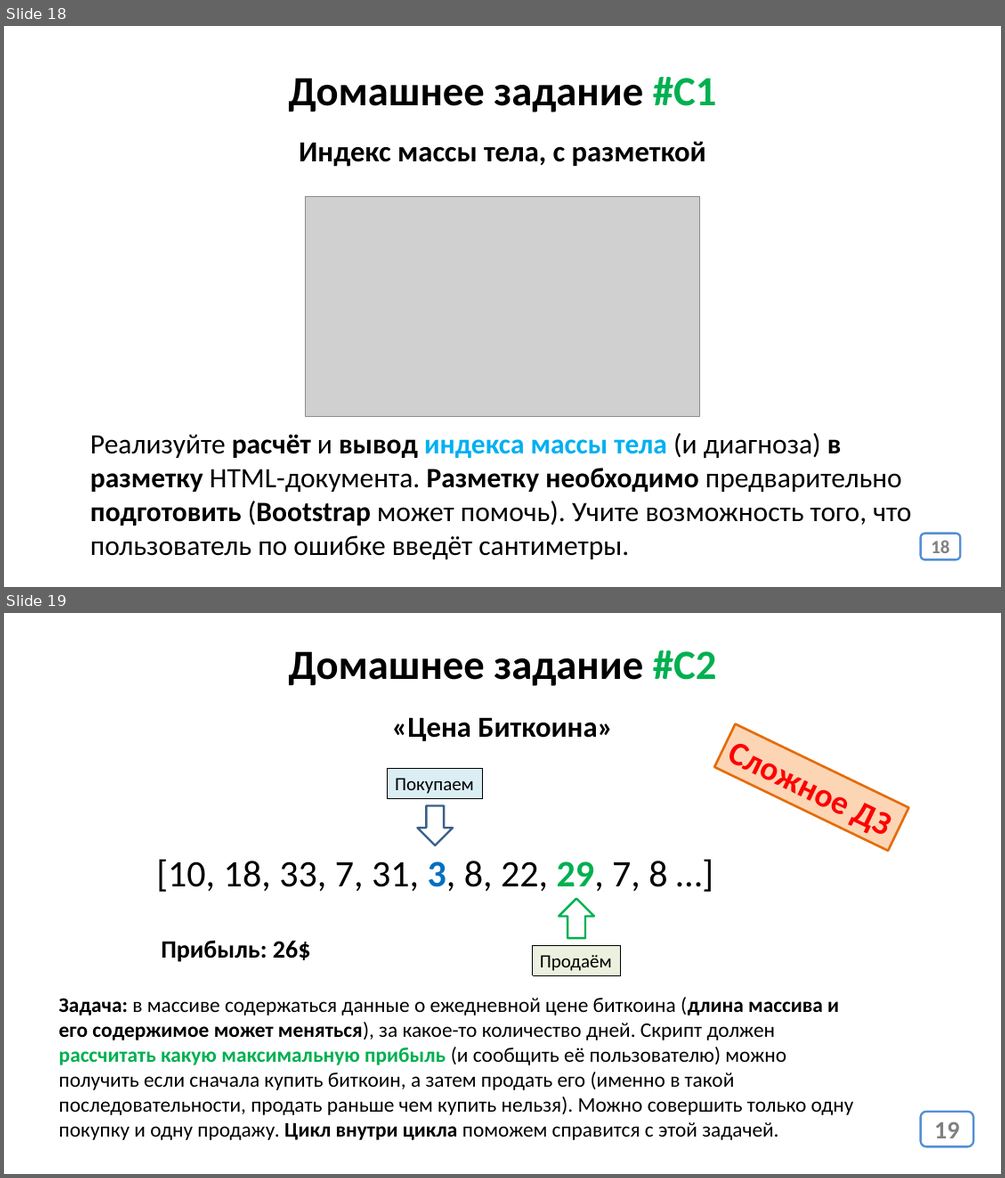
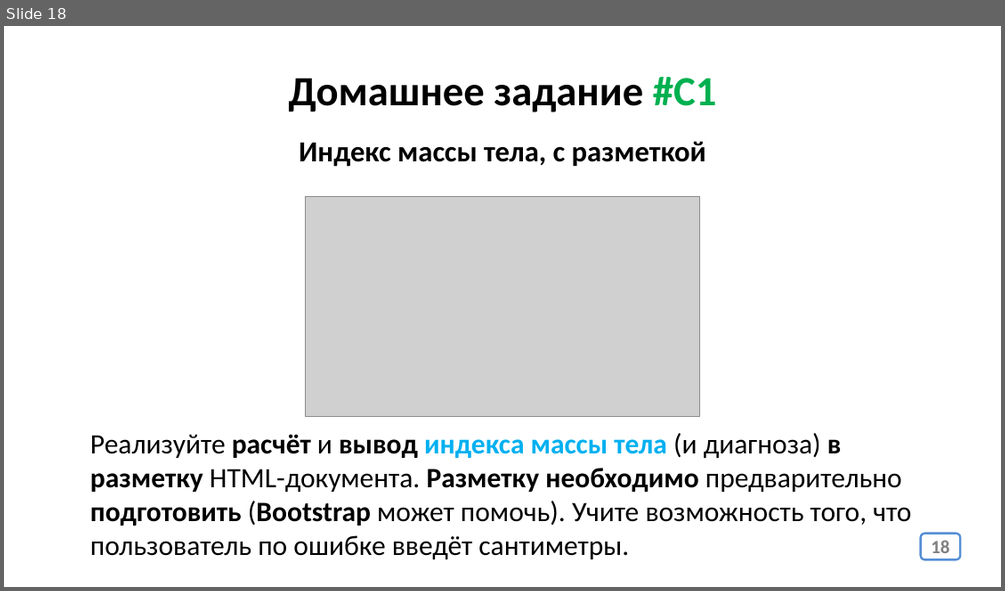
Before and after one commit to web37-ortdnipro/lesson22, a slide deck: lesson22.pptx. Shown one above the other, each under a label of ours: slides 18 and 19 before the commit, slide 18 after it. The pictures are 1005x1178 and 1005x591 pixels, drawn with LibreOffice and Linux fonts; fonts in the diff are those of the drawing; grey boxes stand for pictures. Boxes give left, top, right and bottom in pixels: in the first picture for what was removed or moved away, otherwise in the second. Text is boxed around its words. In the diff, an @@ line names an element or a change of style, - is before the commit and + after.

```diff
--- a/lesson22.pptx
+++ b/lesson22.pptx
@@ slide 19 removed at (4,613,1001,1174), background #FFFFFF @@
@@ text removed at (289,650,716,686) @@
-Домашнее задание #C2
@@ title removed at (392,717,613,741) @@
-«Цена Биткоина»
@@ rectangle removed at (714,724,909,851) @@
-Cложное ДЗ
@@ rectangle removed at (388,768,483,798) @@
-Покупаем
@@ down arrow removed at (418,806,453,845) @@
@@ text removed at (156,859,667,892) @@
-[10, 18, 33, 7, 31, 3, 8, 22, 29, 7, 8 …]
@@ down arrow removed at (558,899,594,938) @@
@@ text removed at (161,940,311,962) @@
-Прибыль: 26$
@@ rectangle removed at (533,946,621,976) @@
-Продаём
@@ text removed at (59,997,854,1140) @@
-Задача: в массиве содержаться данные о ежедневной цене биткоина (длина массива и его содержимое может меняться), за какое-то количество дней. Скрипт должен рассчитать какую максимальную прибыль (и сообщить её пользователю) можно получить если сначала купить биткоин, а затем продать его (именно в такой последовательности, продать раньше чем купить нельзя). Можно совершить только одну покупку и одну продажу. Цикл внутри цикла поможем справится с этой задачей.
@@ page number removed at (921,1111,974,1146) @@
-19
```
Also in this commit, not shown: 1 other file.
